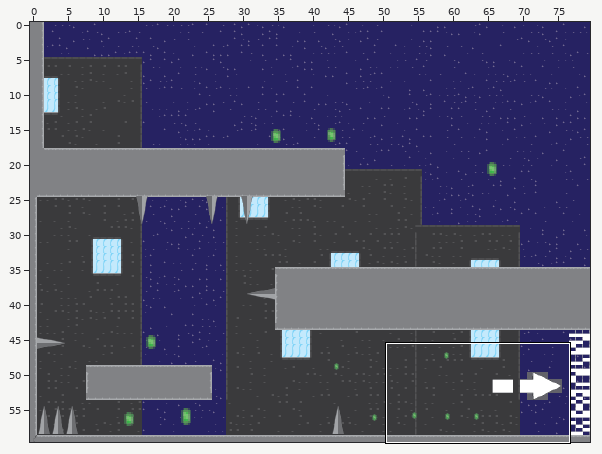
Tiled map (JSON) -- assets/Tilemaps/Map1.json. Above: a wide view before the commit, with the close-up outlined.
Close-up. Before:
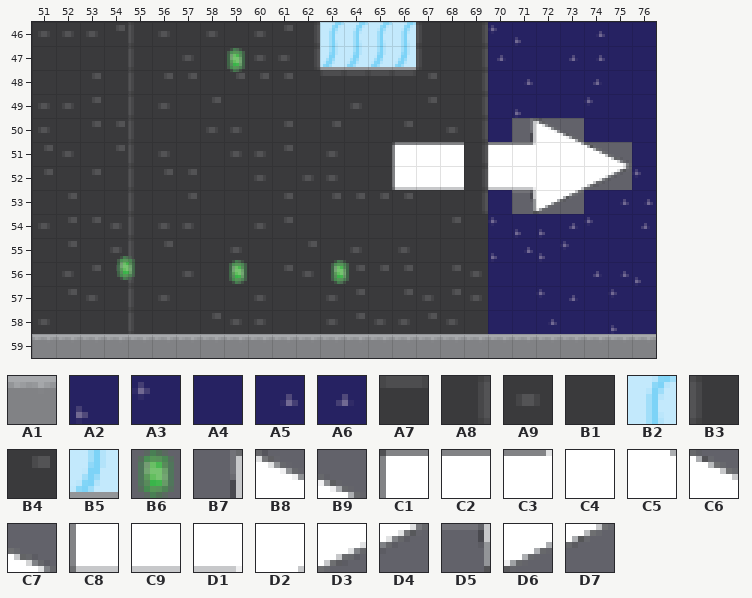
Cells are 8x8 px. Shown: x 51..76, y 46..59. The commit also changed other parts of the map, which this record leaves out.
Key: from "tileset1": A1 0, A2 4, A3 5, A4 6, A5 12, A6 13, A7 16, A8 17, A9 18, B1 19, B2 20, B3 25, B4 26, B5 28, B6 30; from "tileset2": B7 197, B8 198, B9 199, C1 208, C2 209, C3 213, C4 214, C5 215, C6 216, C7 217, C8 224, C9 225, D1 229, D2 231, D3 232, D4 233, D5 245, D6 246, D7 247.
__ is an empty cell, ## one hidden under a higher layer.
Objects are placed by their top-left corner, in cells (3,4 is the top-left corner of cell 3,4); size is 1x1 cell unless given.
Layers that did not change in this view are not listed.
Layer "BG" before, first column x 51:
46 A9 A9 A9 B4 B3 A9 B1 A9 B1 A9 B4 A8 B2 B2 B2 B2 B3 B1 A8 A3 A2 A4 A4 A5 A4 A4
47 B1 B1 B1 B1 B3 B1 A9 B1 A9 A9 A9 A8 B5 B5 B5 B5 B3 B1 A8 A6 A4 A4 A6 A5 A4 A4
48 B1 B1 B4 B1 B3 B4 B4 B1 B4 B4 B4 B1 A7 A7 A7 A7 B4 B1 A8 A4 A5 A4 A4 A6 A4 A4
49 A9 A9 B4 B1 B3 A9 B1 B4 B1 B1 B1 B1 B1 A9 B1 B1 B4 B1 A8 A4 A2 A4 A4 A3 A4 A4
50 A9 B1 B4 B4 B3 B1 B1 A9 A9 B1 B4 B1 B4 B1 B1 B4 B1 A9 A8 A4 B7 B8 B9 A4 A4 A4
51 B4 A9 B1 B4 B3 A9 B1 B1 A9 A9 B4 B1 A9 B1 B1 C1 C2 C2 A8 C2 C3 C4 C5 C6 C7 A4
52 B4 B1 B4 B1 B3 B4 B4 B1 B1 A9 B1 A9 A9 B1 B1 C8 C9 C9 A8 C9 D1 C4 D2 D3 D4 A3
53 B1 B4 B1 B1 B3 B1 B4 B1 B1 B1 B4 B1 B4 B4 B4 B4 B1 B1 A8 A4 D5 D6 D7 A4 A5 A5
54 A9 B4 B4 A9 B3 A9 A9 B1 B1 A9 B4 B1 B1 B1 B1 B1 B1 B4 B1 A3 A2 A2 A6 A3 A4 A6
55 B1 B4 B1 A9 B3 B4 B1 B1 A9 B1 B1 B4 B1 A9 B1 A9 B1 B1 B1 A2 A5 A2 A3 A4 A4 A4
56 B1 A9 B4 B4 B3 B1 A9 B1 A9 B1 B4 A9 B1 B4 B4 B4 B1 B4 A9 A4 A4 A4 A4 A6 A5 A2
57 B1 B4 A9 B1 B3 A9 B1 B1 B1 A9 B1 B1 A9 B4 B1 B4 A9 B4 A9 A4 A4 A3 A6 A4 A3 A4
58 A9 B1 B1 B1 B3 B1 B1 B4 A9 A9 B1 B1 A9 B4 A9 A9 B4 A9 B1 A4 A4 A5 A4 A4 A2 A4
59 ## ## ## ## ## ## ## ## ## ## ## ## ## ## ## ## ## ## ## ## ## ## ## ## ## ##
Layer "Terrain" before, first column x 51:
46 __ __ __ __ __ __ __ __ __ __ __ __ __ __ __ __ __ __ __ __ __ __ __ __ __ __
47 __ __ __ __ __ __ __ __ __ __ __ __ __ __ __ __ __ __ __ __ __ __ __ __ __ __
48 __ __ __ __ __ __ __ __ __ __ __ __ __ __ __ __ __ __ __ __ __ __ __ __ __ __
49 __ __ __ __ __ __ __ __ __ __ __ __ __ __ __ __ __ __ __ __ __ __ __ __ __ __
50 __ __ __ __ __ __ __ __ __ __ __ __ __ __ __ __ __ __ __ __ __ __ __ __ __ __
51 __ __ __ __ __ __ __ __ __ __ __ __ __ __ __ __ __ __ __ __ __ __ __ __ __ __
52 __ __ __ __ __ __ __ __ __ __ __ __ __ __ __ __ __ __ __ __ __ __ __ __ __ __
53 __ __ __ __ __ __ __ __ __ __ __ __ __ __ __ __ __ __ __ __ __ __ __ __ __ __
54 __ __ __ __ __ __ __ __ __ __ __ __ __ __ __ __ __ __ __ __ __ __ __ __ __ __
55 __ __ __ __ __ __ __ __ __ __ __ __ __ __ __ __ __ __ __ __ __ __ __ __ __ __
56 __ __ __ __ __ __ __ __ __ __ __ __ __ __ __ __ __ __ __ __ __ __ __ __ __ __
57 __ __ __ __ __ __ __ __ __ __ __ __ __ __ __ __ __ __ __ __ __ __ __ __ __ __
58 __ __ __ __ __ __ __ __ __ __ __ __ __ __ __ __ __ __ __ __ __ __ __ __ __ __
59 A1 A1 A1 A1 A1 A1 A1 A1 A1 A1 A1 A1 A1 A1 A1 A1 A1 A1 A1 A1 A1 A1 A1 A1 A1 A1
Objects on layer "Objects" before:
B6 at 59,47.1
B6 "7" at 54.4,55.8
B6 at 59.1,55.9
B6 at 63.3,55.9
New version:
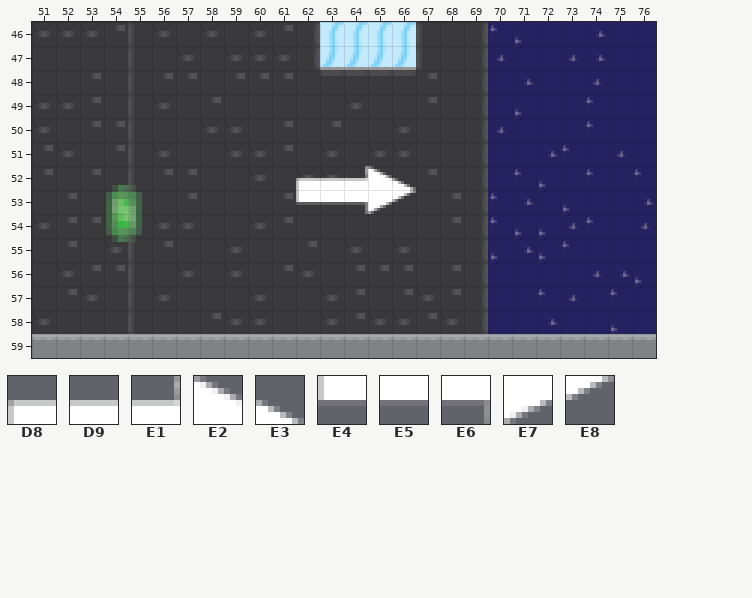
Further tiles: from "tileset1": D8 48, D9 49, E1 50, E2 51, E3 52, E4 56, E5 57, E6 58, E7 59, E8 60.
Diff:
Layer "BG":
y 50: x 66 B4 -> A9; x 68 A9 -> B1; x 70..74 A4 B7 B8 B9 A4 -> A6 A4 A4 A4 A3
y 51: x 65..68 B1 C1 C2 C2 -> A9 A9 B1 B1; x 70..75 C2 C3 C4 C5 C6 C7 -> A4 A4 A5 A3 A4 A6
y 52: x 66..68 C8 C9 C9 -> B1 B4 B1; x 70..75 C9 D1 C4 D2 D3 D4 -> A4 A3 A2 A4 A3 A4
y 53: x 65..66 B4 B4 -> A9 B1; x 68 B1 -> B4; x 70..73 A4 D5 D6 D7 -> A3 A5 A4 A2; x 75 A5 -> A4
y 54..55: x 69 B1 -> A8
y 56..57: x 69 A9 -> A8
y 58: x 69 B1 -> A8
Layer "Terrain":
y 52: x 62..66 __ __ __ __ __ -> D8 D9 E1 E2 E3
y 53: x 62..66 __ __ __ __ __ -> E4 E5 E6 E7 E8
Layer "Objects":
changed: outside this view -> B6 "6" at 53.8,52.8 size 2x2.4
removed: B6 at 59,47.1
removed: B6 "7" at 54.4,55.8
removed: B6 at 59.1,55.9
removed: B6 at 63.3,55.9
Changed places in both close-ups, as pixel boxes (x1, y1, x2, y2):
removed: (227, 48, 245, 72)
changed: (296, 118, 632, 334)
new place: (106, 185, 142, 242)
removed: (117, 256, 135, 280)
removed: (229, 260, 247, 284)
